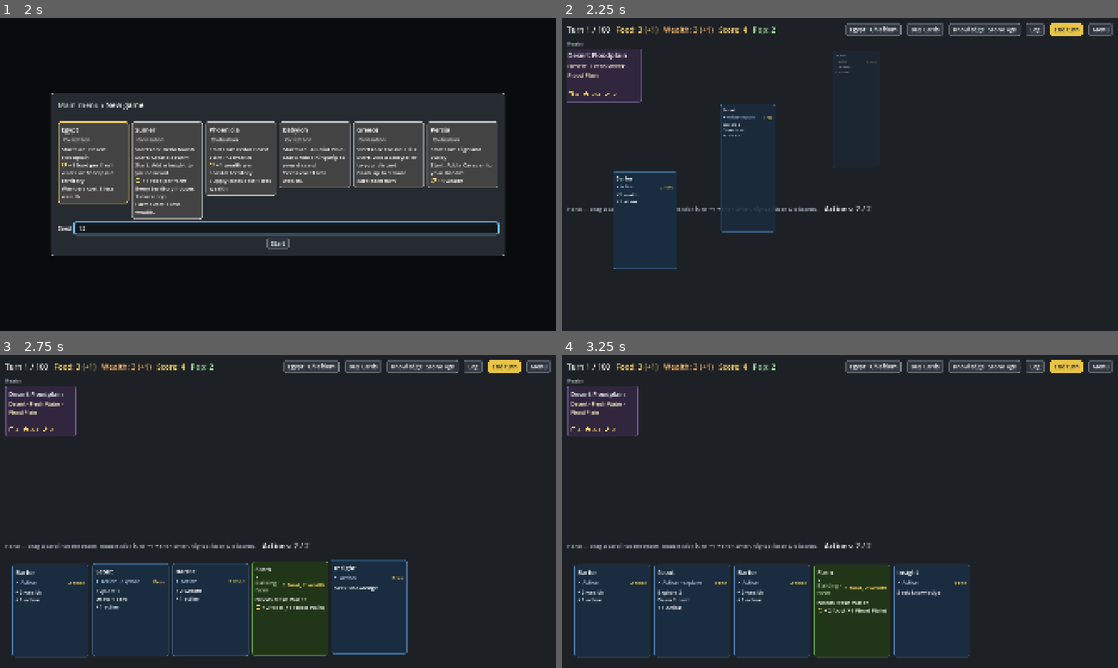
Above: before the commit, frames 1-4 (two rows, left to right).
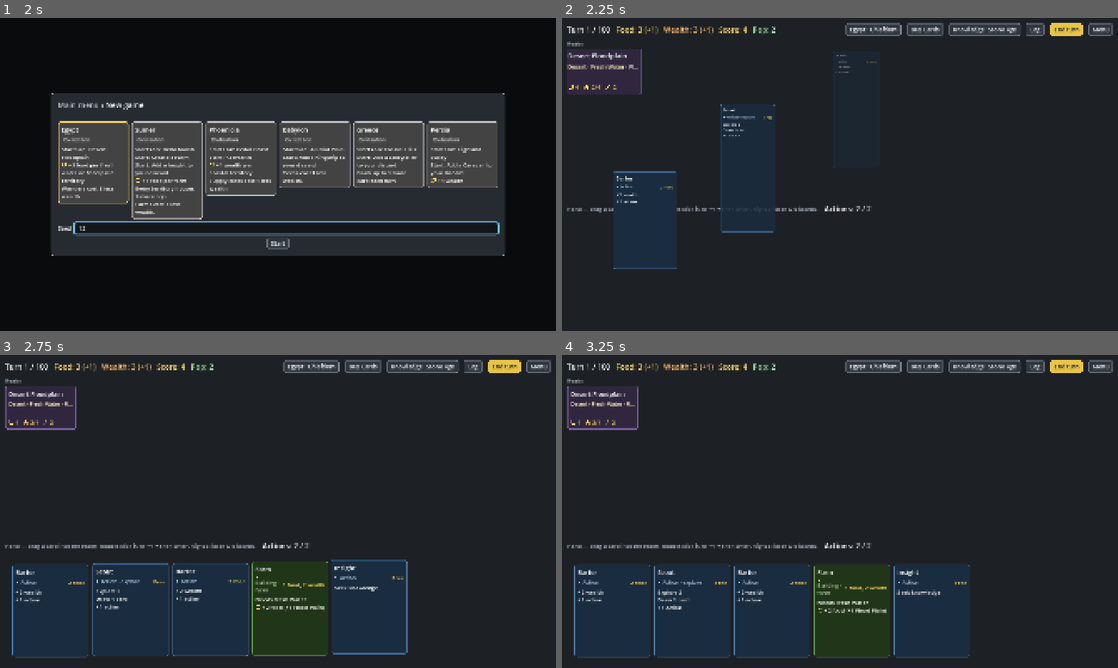
Above: after the commit, the same moments.

Repository: r888888888/4x-card-game
Game: Godot game, scene res://ui/main.tscn
Same seed, same stepped clock (60 frames per second), same inputs: the game is played once before the commit and once after it.
Inputs (mouse positions are in pixels of both pictures, inside the frame that each line leads up to):
- Up to frame 1 (2 s): click "New game" at 0.5 s; click (283, 227) at 1.27 s; type "12" at 1.35 s
- Up to frame 2 (2.25 s): click "Start" at 2 s
- Up to frame 3 (2.75 s): no input
- Up to frame 4 (3.25 s): tap Enter (ui_accept) at 2.75 s; drag from (600, 411) to (895, 442) at 2.77 s

Frame 1 is identical in both runs. In frame 2, 0.7% of the frame differs, in the area x 0-15%, y 11-28%; in frame 3, 0.5%; in frame 4, 0.5%.

Commit message:
138: fixed-height board faces, Frontier and Event badges, hatched dashed frontier
Co-Authored-By: Claude Opus 5.5 <noreply@anthropic.com>

Diff:
--- a/ui/card_face.gd
+++ b/ui/card_face.gd
@@ -13,10 +13,16 @@
 	CardDef.TECH: "✦",
 	CardDef.EVENT: "❖",
 }
+# The badge naming what a board card is (138); a Realm card has none.
+const BADGES := {
+	CardView.BOARD_FRONTIER: TYPE_MARKS[CardDef.TERRITORY] + " Frontier · unsettled",
+	CardView.BOARD_EVENT: TYPE_MARKS[CardDef.EVENT] + " Event",
+}
 const STRIP_BG := Palette.STRIP_BG  # the reason strip at the bottom of a dimmed card
 const STRIP_TEXT := Palette.STRIP_TEXT
 
 var rules_tip := ""  # the full card text; CardView starts every tooltip with it
+var board := false  # a board face (build_board, 138): one line per field, the rest in the details
 
 
 func _init() -> void:
@@ -24,9 +30,8 @@
 	add_theme_constant_override("separation", 6)
 
 
-## Builds the content for card in color. in_hand adds the cost to the type line; compact leaves out the type line
-## and rules (for frontier territories, to save height).
-func build(card: CardInstance, card_db: Dictionary, in_hand: bool, compact: bool, color: Color) -> void:
+## Builds the content for card in color. in_hand adds the cost to the type line.
+func build(card: CardInstance, card_db: Dictionary, in_hand: bool, color: Color) -> void:
 	var def := card.def
 	add_child(label(def.name, 22))  # the title gets the full width
 
@@ -47,17 +52,10 @@
 		cost.name = "Cost"
 		cost.autowrap_mode = TextServer.AUTOWRAP_OFF  # the type line wraps around it instead
 		type_row.add_child(cost)
-	if not compact:
-		add_child(type_row)
-	else:
-		type_row.free()
-
-	rules_tip = def.rules_tooltip(card_db)
-	var rolled := card.keywords.slice(def.keywords.size())  # resource keywords rolled onto this copy
-	var rolled_names := ", ".join(PackedStringArray(rolled.map(func(k): return k.capitalize())))
-	if not rolled.is_empty():
-		rules_tip += "\nResources: " + rolled_names
-	var rules_text := "" if compact else def.rules_text(card_db)
+	add_child(type_row)
+
+	_set_rules_tip(card, card_db)
+	var rules_text := def.rules_text(card_db)
 	if rules_text != "":  # territories have none; an empty label would still take a line
 		var rules := rich_label(rules_text, 19)
 		rules.size_flags_vertical = Control.SIZE_EXPAND_FILL
@@ -72,6 +70,80 @@
 
 	if def.vp > 0:
 		add_child(label("%d VP" % def.vp, 20, Palette.GAIN))
+
+
+## Builds the fixed-height face of a card in the Realm's row (138) for kind (CardView.BOARD_*), in color. A frontier
+## territory or an event starts with a badge naming what it is (an event's turns left go beside it, set_event_info);
+## then the name, and one line: a territory's keywords (a frontier one adds its printed slots and housing; a settled
+## one gets its live line from show_settled), any other card the first line of its rules other than how long it lasts.
+## Every line is clipped to the card's width; the details hold the rest.
+func build_board(card: CardInstance, card_db: Dictionary, kind: String, color: Color) -> void:
+	board = true
+	var def := card.def
+	if kind != CardView.BOARD_REALM:
+		var badge_row := HBoxContainer.new()
+		badge_row.name = "BadgeRow"
+		badge_row.mouse_filter = Control.MOUSE_FILTER_IGNORE
+		badge_row.add_child(badge(BADGES[kind], color))
+		add_child(badge_row)
+	add_child(one_line(label(def.name, 22)))
+	_set_rules_tip(card, card_db)
+	if def.type == CardDef.TERRITORY:
+		if kind == CardView.BOARD_FRONTIER:
+			var keywords := keyword_line(card)
+			if keywords != "":
+				add_child(one_line(rich_label(keywords, 17, color.lightened(0.5))))
+			var printed := rich_label("▢%d ⌂%d" % [def.slots, def.housing], 19, color.lightened(0.5))
+			printed.size_flags_vertical = Control.SIZE_EXPAND_FILL  # sits at the bottom of the card
+			printed.vertical_alignment = VERTICAL_ALIGNMENT_BOTTOM
+			add_child(printed)
+		return
+	var rules := Array(def.rules_text(card_db).split("\n")).filter(func(line: String):
+		return line != "" and line != def.lasts_text())
+	if not rules.is_empty():
+		add_child(one_line(rich_label(rules[0], 17)))
+	if def.vp > 0:
+		add_child(label("%d VP" % def.vp, 18, Palette.GAIN))
+
+
+## A small pill in color naming what a board card is (138).
+static func badge(text: String, color: Color) -> PanelContainer:
+	var pill := PanelContainer.new()
+	pill.name = "Badge"
+	pill.mouse_filter = Control.MOUSE_FILTER_IGNORE
+	pill.size_flags_horizontal = Control.SIZE_SHRINK_BEGIN
+	var style := StyleBoxFlat.new()
+	style.bg_color = color
+	style.set_corner_radius_all(4)
+	style.content_margin_left = 6
+	style.content_margin_right = 6
+	style.content_margin_top = 1
+	style.content_margin_bottom = 1
+	pill.add_theme_stylebox_override("panel", style)
+	var text_label := rich_label(text, 15, Palette.TEXT_ON_ACCENT)
+	text_label.autowrap_mode = TextServer.AUTOWRAP_OFF
+	pill.add_child(text_label)
+	return pill
+
+
+## Clips control (a card label) to one line: an ellipsis on a Label, a clip on a RichTextLabel (138).
+static func one_line(control: Control) -> Control:
+	if control is Label:
+		control.autowrap_mode = TextServer.AUTOWRAP_OFF
+		control.text_overrun_behavior = TextServer.OVERRUN_TRIM_ELLIPSIS
+	elif control is RichTextLabel:
+		control.fit_content = false
+		control.clip_contents = true
+		control.custom_minimum_size.y = control.get_theme_font_size("normal_font_size") + 8
+	return control
+
+
+## rules_tip: the card's full text, plus the resources rolled onto this copy.
+func _set_rules_tip(card: CardInstance, card_db: Dictionary) -> void:
+	rules_tip = card.def.rules_tooltip(card_db)
+	var rolled := card.keywords.slice(card.def.keywords.size())  # resource keywords rolled onto this copy
+	if not rolled.is_empty():
+		rules_tip += "\nResources: " + ", ".join(PackedStringArray(rolled.map(func(k): return k.capitalize())))
 
 
 ## Turns a territory's face into a settled one's (123): its name, then keywords (its keyword line, "" for none),
@@ -85,6 +157,8 @@
 	var keyword_line := get_node_or_null("Keywords") as Label
 	if keyword_line == null:
 		keyword_line = label("", 18, CardView.HIGHLIGHT_COLOR.lightened(0.6))
+		if board:
+			one_line(keyword_line)
 		keyword_line.name = "Keywords"
 		add_child(keyword_line)
 		move_child(keyword_line, 1)  # under the name
@@ -140,12 +214,19 @@
 
 ## Replaces the gold info line called label_name at the bottom of the card with text.
 func replace_info(label_name: String, text: String) -> void:
-	var old := get_node_or_null(label_name)
+	var old := find_child(label_name, true, false)
 	if old != null:
-		remove_child(old)
+		old.get_parent().remove_child(old)
 		old.queue_free()
 	var info := label(text, 19, CardView.HIGHLIGHT_COLOR)
 	info.name = label_name
+	var badge_row := get_node_or_null("BadgeRow")
+	if badge_row != null:  # a board card's info (an event's turns left) sits beside its badge (138)
+		info.add_theme_font_size_override("font_size", 16)
+		info.size_flags_horizontal = Control.SIZE_EXPAND_FILL
+		info.horizontal_alignment = HORIZONTAL_ALIGNMENT_RIGHT
+		badge_row.add_child(info)
+		return
 	add_child(info)
 
 
@@ -161,7 +242,7 @@
 
 ## The text of the info line called label_name, or "" when there is none.
 func info_text(label_name: String) -> String:
-	var info := get_node_or_null(label_name) as Label
+	var info := find_child(label_name, true, false) as Label
 	return info.text if info != null else ""
 
 
--- a/ui/card_view.gd
+++ b/ui/card_view.gd
@@ -26,7 +26,13 @@
 }
 const HAND_SIZE := Vector2(264, 320)
 const TABLEAU_SIZE := Vector2(245, 175)
-const COMPACT_SIZE := Vector2(245, 95)  # a frontier territory: name and info only
+const BOARD_SIZE := Vector2(245, 150)  # every card in the Realm's row (138): one line per field, the rest in details
+# Board faces (138): what a card in the Realm's row is.
+const BOARD_REALM := "realm"
+const BOARD_FRONTIER := "frontier"
+const BOARD_EVENT := "event"
+const DASH := 9.0  # an unsettled territory's dashed border
+const HATCH_STEP := 14.0  # the spacing of its diagonal lines
 const WARN_COLOR := Palette.WARN
 const HIGHLIGHT_COLOR := Palette.GAIN
 # A dimmed card (unplayable, or an idle building) greys its background and border, never its text.
@@ -38,6 +44,7 @@
 var uid := -1
 var card_id := ""
 var in_hand := false
+var board_kind := ""  # a card in the Realm's row: BOARD_REALM, BOARD_FRONTIER or BOARD_EVENT; "" elsewhere
 var pickable := false  # an option of a pending choice or a target: a click picks it
 var lift_on_hover := false  # lift and grow under the mouse like a hand card (supply cards, which have room)
 var state := State.REST
@@ -61,16 +68,17 @@
 
 
 ## Builds (or rebuilds) the card's content. play_error: "" if playable, otherwise the reason
-## (shown on the card and as tooltip). Ignored for tableau cards. compact leaves out the type line and
-## rules (for frontier territories, to save height).
-func setup(card: CardInstance, card_db: Dictionary, p_in_hand: bool, play_error := "", compact := false) -> void:
+## (shown on the card and as tooltip). Ignored for tableau cards. kind: a board face for the Realm's row (BOARD_*,
+## 138), at BOARD_SIZE; "" for the full face.
+func setup(card: CardInstance, card_db: Dictionary, p_in_hand: bool, play_error := "", kind := "") -> void:
+	board_kind = kind
 	uid = card.uid
 	card_id = card.def.id
 	in_hand = p_in_hand
 	pickable = false
 	var def := card.def
 	_color = TYPE_COLORS.get(def.type, Color.GRAY)
-	_target_size = HAND_SIZE if in_hand else (COMPACT_SIZE if compact else TABLEAU_SIZE)
+	_target_size = HAND_SIZE if in_hand else (BOARD_SIZE if kind != "" else TABLEAU_SIZE)
 	custom_minimum_size = _target_size
 
 	if _style == null:
@@ -90,7 +98,10 @@
 		_face.queue_free()
 	_face = CardFace.new()
 	add_child(_face)
-	_face.build(card, card_db, in_hand, compact, _color)
+	if kind != "":
+		_face.build_board(card, card_db, kind, _color)
+	else:
+		_face.build(card, card_db, in_hand, _color)
 
 	if in_hand:
 		set_play_error(play_error)
@@ -162,10 +173,6 @@
 	_set_tip(hint)
 
 
-## Whether the card rests at COMPACT_SIZE (a frontier territory or an event: name and info only).
-func rests_compact() -> bool:
-	return _target_size == COMPACT_SIZE
-
 
 ## Dims a tableau building with no worker and marks it "Idle" (or clears that).
 func set_idle(idle: bool) -> void:
@@ -285,6 +292,8 @@
 
 
 func _draw() -> void:
+	if board_kind == BOARD_FRONTIER:
+		_draw_frontier()
 	if _focused:
 		var ring := StyleBoxFlat.new()
 		ring.draw_center = false
@@ -355,6 +364,21 @@
 	_update_border()
 
 
+## An unsettled territory (138): faint diagonal hatching, like unmapped land, and a dashed border in the colour
+## _update_border chose (StyleBoxFlat draws no dashes).
+func _draw_frontier() -> void:
+	var r := Rect2(Vector2.ONE, size - Vector2.ONE * 2)
+	var k := -r.size.y
+	while k < r.size.x:  # the lines y = x - k, clipped to r
+		var end_x := minf(k + r.size.y, r.size.x)
+		draw_line(r.position + Vector2(maxf(k, 0.0), maxf(0.0, -k)), r.position + Vector2(end_x, end_x - k),
+			Palette.FRONTIER_HATCH, 2.0)
+		k += HATCH_STEP
+	var corners := [r.position, Vector2(r.end.x, r.position.y), r.end, Vector2(r.position.x, r.end.y)]
+	for i in 4:
+		draw_dashed_line(corners[i], corners[(i + 1) % 4], _style.border_color, 4.0 if _highlight else 2.0, DASH)
+
+
 func _update_border() -> void:
 	_style.bg_color = DIM_BG if _dimmed else _color.darkened(0.65)
 	if _warning:
@@ -368,3 +392,7 @@
 	_style.shadow_size = 14 if (_hover or state == State.DRAGGING) else 0
 	_style.set_border_width_all(4 if _highlight else 2)
 	_style.shadow_offset = Vector2(0, 8)
+	if board_kind == BOARD_FRONTIER:  # its border is dashed, drawn in _draw_frontier
+		_style.bg_color = Palette.FRONTIER_BG
+		_style.set_border_width_all(0)
+		queue_redraw()
--- a/ui/main.gd
+++ b/ui/main.gd
@@ -435,11 +435,11 @@
 	var in_hand := container == hand
 	var error := e.playable_error(card.uid) if in_hand else ""
 	var leading := TableauView.leading_zone(e, card.uid) if container == tableau.row else ""
-	var compact := leading != ""  # an event or a frontier territory: name and info only
+	var kind := TableauView.board_kind(leading) if container == tableau.row else ""  # 138: a fixed-height board face
 	var view: CardView = views.get(card.uid)
 	if view == null:
 		view = CardView.new()
-		view.setup(card, e.card_db, in_hand, error, compact)
+		view.setup(card, e.card_db, in_hand, error, kind)
 		view.set_pickable(choices.is_choice_row(container), choices.pick_hint(container))
 		if leading != "":
 			view.set_hint(TableauView.LEADING_ZONES[leading])
@@ -461,7 +461,7 @@
 		if view == drag.dragging:
 			drag.end_drag()
 		var old_slot := view.slot
-		view.setup(card, e.card_db, in_hand, error, compact)
+		view.setup(card, e.card_db, in_hand, error, kind)
 		view.set_pickable(choices.is_choice_row(container), choices.pick_hint(container))
 		if leading != "":
 			view.set_hint(TableauView.LEADING_ZONES[leading])
@@ -469,8 +469,8 @@
 		_free_slot(old_slot)
 		return false
 	container.move_child(view.slot, index)
-	if not in_hand and view.rests_compact() != compact:  # a frontier territory settled: same row, full card
-		view.setup(card, e.card_db, in_hand, error, compact)
+	if not in_hand and view.board_kind != kind:  # a frontier territory settled: same row, settled face
+		view.setup(card, e.card_db, in_hand, error, kind)
 		view.slot.custom_minimum_size = view.slot_size()
 	if in_hand:
 		view.set_play_error(error)
--- a/ui/palette.gd
+++ b/ui/palette.gd
@@ -46,6 +46,10 @@
 const TECH := Color("3fa7a0")
 const EVENT := Color("b5566f")
 
+# An unsettled territory on the board (138): open land, not yet yours.
+const FRONTIER_BG := Color("1a1c21")  # barely off the board
+const FRONTIER_HATCH := Color(1, 1, 1, 0.05)  # its diagonal lines
+
 # Tech tree states.
 const RESEARCHED := Color("7fd48a")
 const AVAILABLE := Color("5ec8ff")
--- a/ui/tableau_view.gd
+++ b/ui/tableau_view.gd
@@ -42,6 +42,11 @@
 	return out + loose
 
 
+## The board face (CardView.board_kind) for a card in the row whose leading zone is leading ("" for a Realm card).
+static func board_kind(leading: String) -> String:
+	return {"active_events": CardView.BOARD_EVENT, "frontier": CardView.BOARD_FRONTIER}.get(leading, CardView.BOARD_REALM)
+
+
 ## The leading zone (a key of LEADING_ZONES) card uid is in, or "" for a Realm card.
 static func leading_zone(e: GameEngine, uid: int) -> String:
 	for zone_name in LEADING_ZONES:
Not shown, changed: docs/backlog/138-board-card-faces.md
